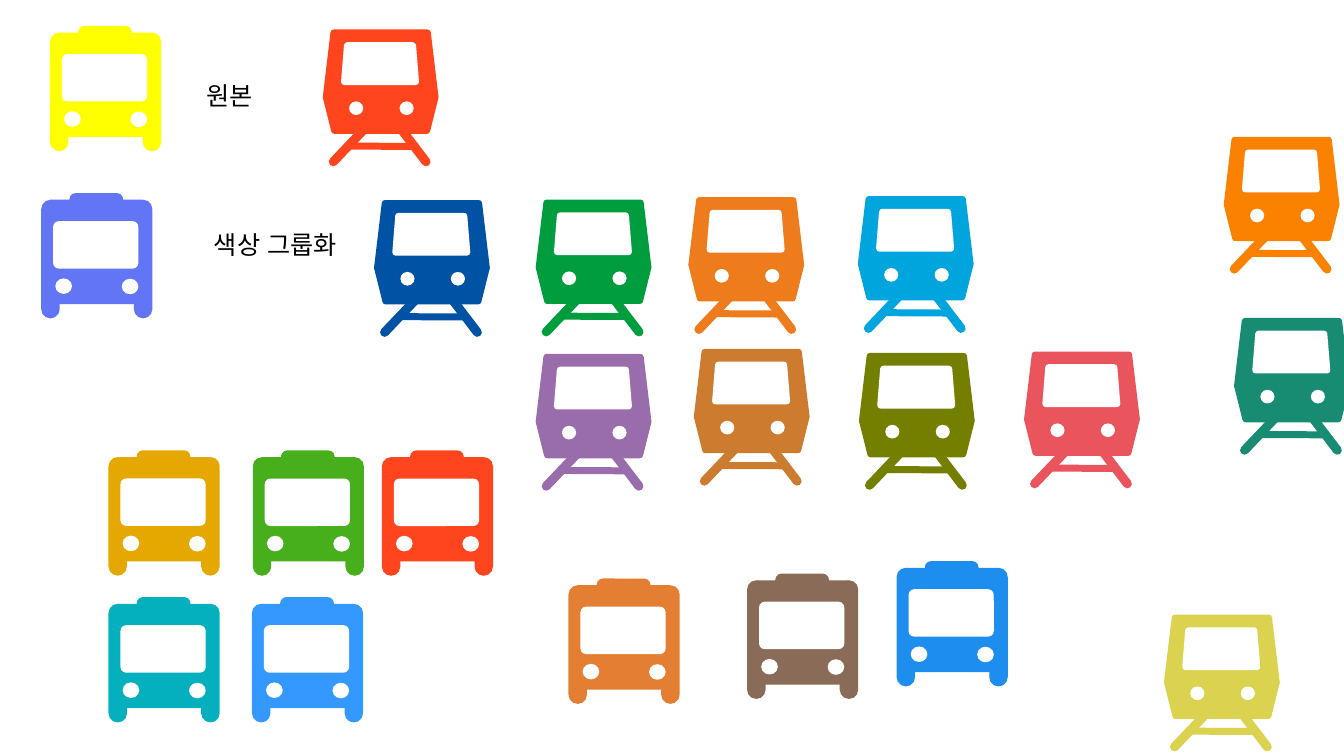
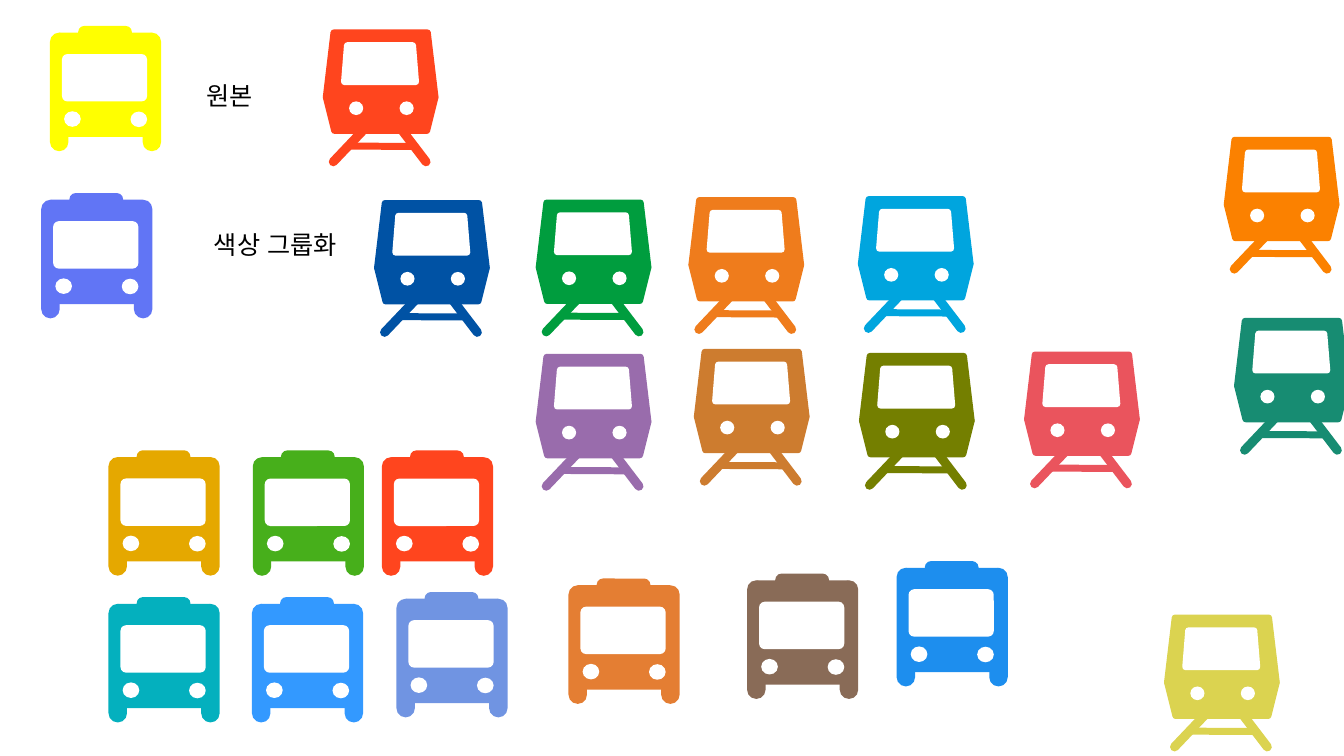
Before and after one commit to jwlee0411/Mapable, a slide deck: slide 1 of ODsayAndroidSDKSample/src/main/res/raw/design.pptx. Drawn at 1344x756 pixels with LibreOffice and Linux fonts; fonts in the diff are those of the drawing; background and template pictures are left out. Boxes give left, top, right and bottom in pixels: in the first picture for what was removed or moved away, otherwise in the second. Text is boxed around its words. In the diff, an @@ line names an element or a change of style, - is before the commit and + after.

```diff
--- a/ODsayAndroidSDKSample/src/main/res/raw/design.pptx
+++ b/ODsayAndroidSDKSample/src/main/res/raw/design.pptx
@@ group added at [396,592,507,718]: 3 rounded rectangles, 1 rectangle @@
@@ rounded rectangle added at [408,620,494,667], fill #FFFFFF @@
@@ ellipse added at [410,678,427,693], fill #FFFFFF @@
@@ ellipse added at [477,678,494,693], fill #FFFFFF @@
```
Also in this commit, not shown: 9 other files.
